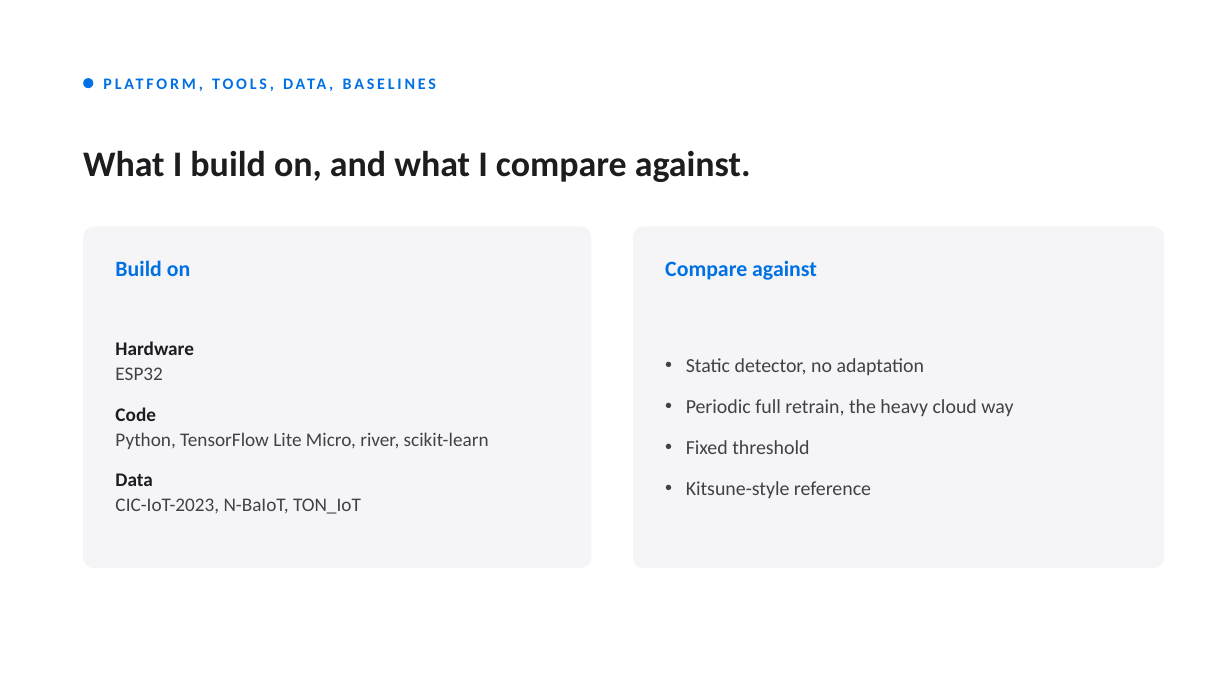
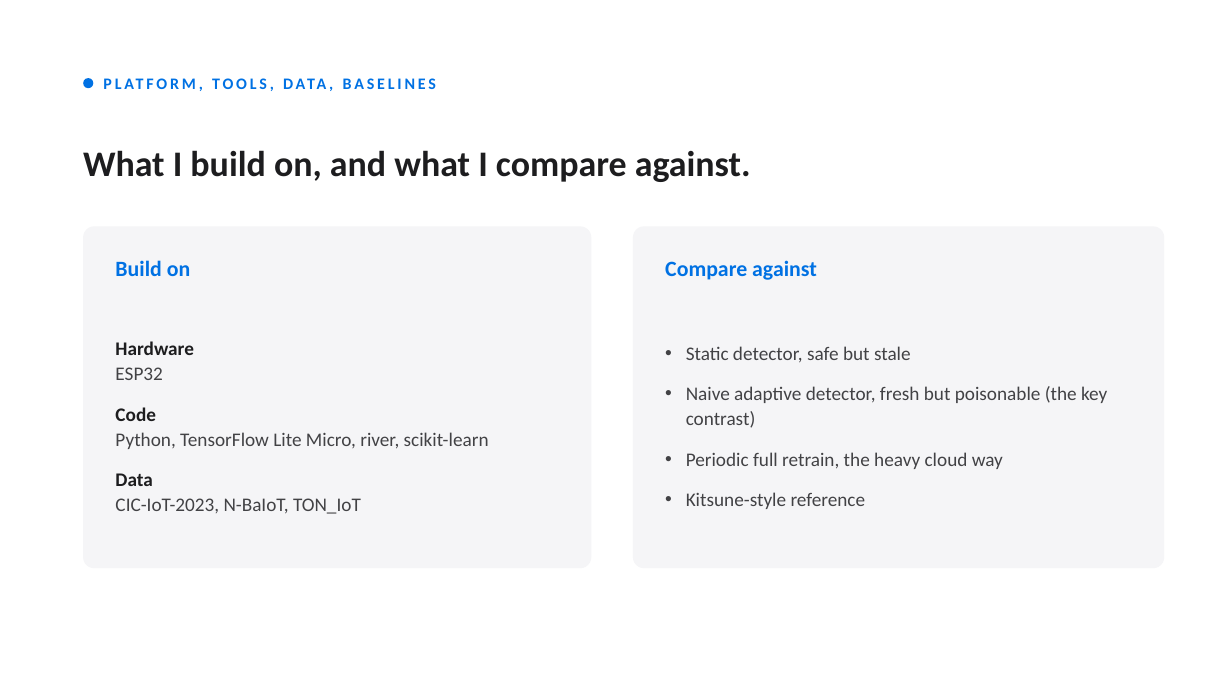
Before and after one commit to IOT-snu/brainstorming, a slide deck: slide 6 of CSD457_First_Presentation.pptx. Drawn at 1232x693 pixels with LibreOffice and Linux fonts; fonts in the diff are those of the drawing. Boxes give left, top, right and bottom in pixels: in the first picture for what was removed or moved away, otherwise in the second. Text is boxed around its words. In the diff, an @@ line names an element or a change of style, - is before the commit and + after.

Commit message:
Evolve topic to Poison-Resilient On-Device Intrusion Detection for Drifting IoT
Reframe around the adversarial angle: an attacker who slowly poisons the
detector's own adaptation (boiling-frog attack), plus a lightweight on-device
defense. Adds the attack, the robust update guard, attack-resilience metrics,
and the Group G-04 authors (Rishit Kamboj and Farhan Naik).

```diff
--- a/CSD457_First_Presentation.pptx
+++ b/CSD457_First_Presentation.pptx
@@ text at (686, 346, 1107, 509): paragraph removed @@
-• Fixed threshold
@@ text at (686, 346, 1107, 428): text changed; size 15.5 to 15 pt @@
-• Static detector, no adaptation
+• Static detector, safe but stale
+• Naive adaptive detector, fresh but poisonable (the key contrast)
@@ text at (686, 452, 1003, 509): size 15.5 to 15 pt in "Periodic full retrain, the heavy cloud way", "Kitsune-style reference" @@
```
Also in this commit, not shown: 7 other slides changed, 1 other file.
